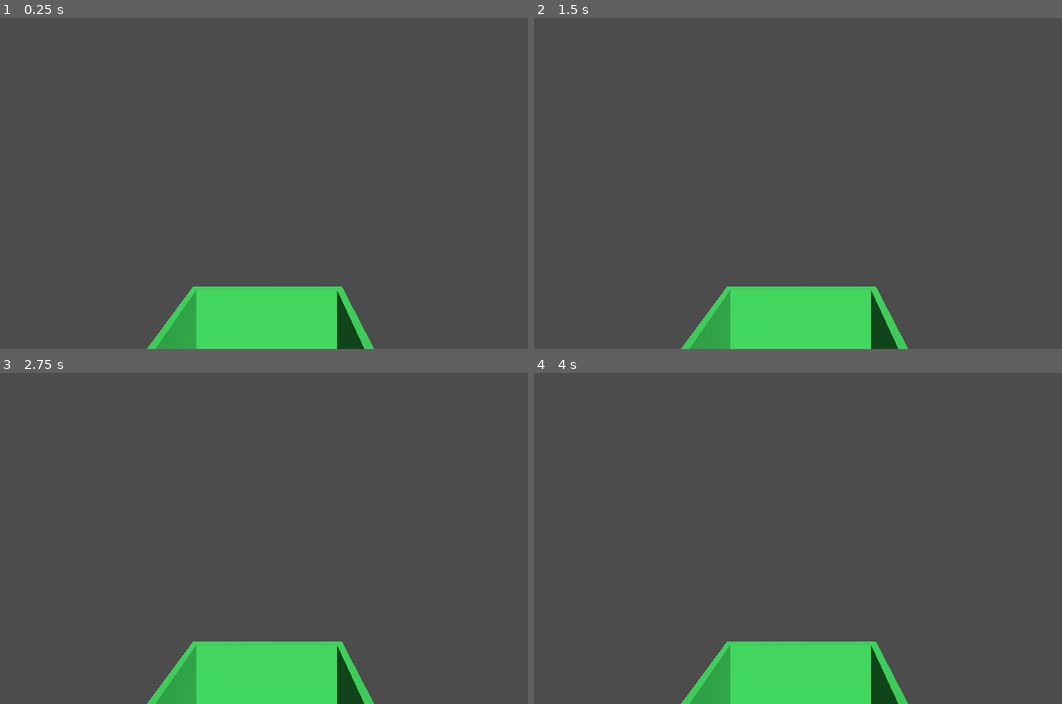
Above: before the commit, frames 1-4 (two rows, left to right).
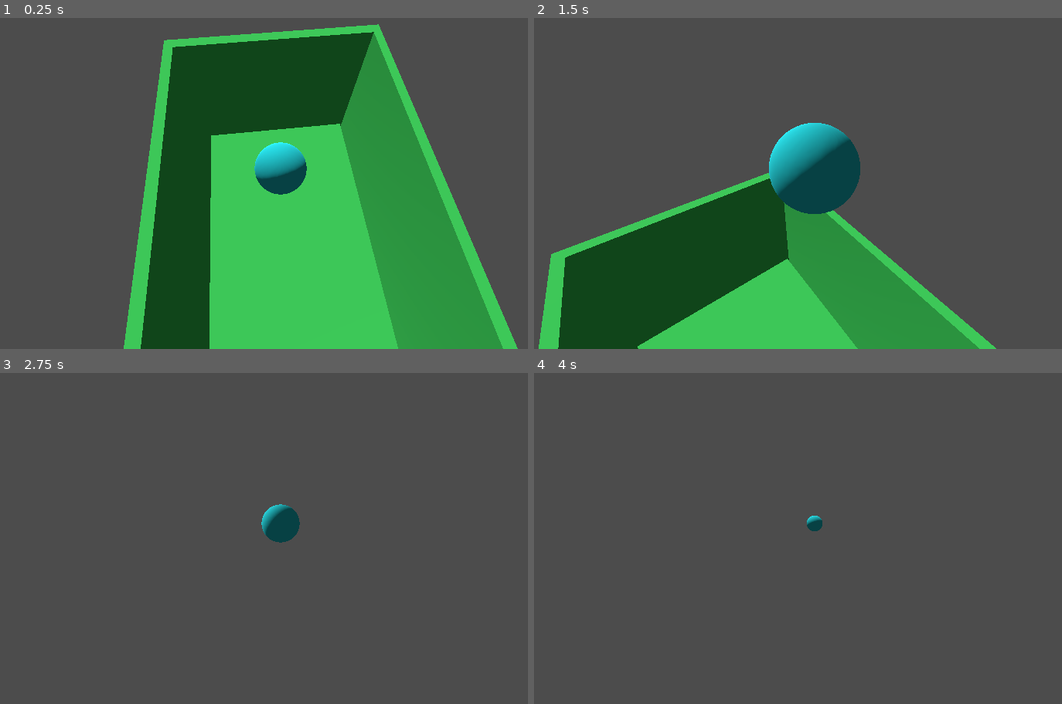
Above: after the commit, the same moments.

Repository: jonathan-santos/slimiana-jones
Game: Godot game, scene res://scenes/main.tscn
The game is run twice, just before and just after one commit, with the same random seed, the same clock (stepped at 60 frames per second) and the same inputs.
Inputs:
- Up to frame 1 (0.25 s): no input
- Up to frame 2 (1.5 s): hold D (move_right, bound only after the commit) 0.53-1.28 s; tap Space (jump, bound only after the commit) at 0.6, 0.77, 1.07, 1.35 s; hold S (move_down, bound only after the commit) from 1.28 s (still down)
- Up to frame 3 (2.75 s): tap Space (jump, bound only after the commit) at 1.52, 1.82, 2.1 s; release S (move_down, bound only after the commit) at 2.03 s; hold D (move_right, bound only after the commit) from 2.03 s (still down)
- Up to frame 4 (4 s): release D (move_right, bound only after the commit) at 2.78 s; hold W (move_up, bound only after the commit) 2.78-3.53 s; tap Space (jump, bound only after the commit) at 2.85, 3.02, 3.32, 3.6, 3.77 s; tap Enter at 3.5 s; hold A (move_left, bound only after the commit) from 3.53 s (still down)

The runs differ from the first frame. In frame 1, 51% of the frame differs, in the area x 23-99%, y 1-100%; in frame 2, 29%; in frame 3, 7.4%; in frame 4, 6.8%.

Commit message:
Created scripts camera and slimiana_jones, implemented player movement and camera tracking

Diff:
--- a/project.godot
+++ b/project.godot
@@ -20,15 +20,33 @@
 
 [input]
 
+move_up={
+"deadzone": 0.5,
+"events": [ Object(InputEventKey,"resource_local_to_scene":false,"resource_name":"","device":0,"alt":false,"shift":false,"control":false,"meta":false,"command":false,"pressed":false,"scancode":87,"unicode":0,"echo":false,"script":null)
+, Object(InputEventJoypadMotion,"resource_local_to_scene":false,"resource_name":"","device":0,"axis":1,"axis_value":-1.0,"script":null)
+ ]
+}
+move_down={
+"deadzone": 0.5,
+"events": [ Object(InputEventKey,"resource_local_to_scene":false,"resource_name":"","device":0,"alt":false,"shift":false,"control":false,"meta":false,"command":false,"pressed":false,"scancode":83,"unicode":0,"echo":false,"script":null)
+, Object(InputEventJoypadMotion,"resource_local_to_scene":false,"resource_name":"","device":0,"axis":1,"axis_value":1.0,"script":null)
+ ]
+}
 move_left={
 "deadzone": 0.5,
-"events": [  ]
+"events": [ Object(InputEventKey,"resource_local_to_scene":false,"resource_name":"","device":0,"alt":false,"shift":false,"control":false,"meta":false,"command":false,"pressed":false,"scancode":65,"unicode":0,"echo":false,"script":null)
+, Object(InputEventJoypadMotion,"resource_local_to_scene":false,"resource_name":"","device":0,"axis":0,"axis_value":-1.0,"script":null)
+ ]
 }
 move_right={
 "deadzone": 0.5,
-"events": [  ]
+"events": [ Object(InputEventKey,"resource_local_to_scene":false,"resource_name":"","device":0,"alt":false,"shift":false,"control":false,"meta":false,"command":false,"pressed":false,"scancode":68,"unicode":0,"echo":false,"script":null)
+, Object(InputEventJoypadMotion,"resource_local_to_scene":false,"resource_name":"","device":0,"axis":0,"axis_value":1.0,"script":null)
+ ]
 }
 jump={
 "deadzone": 0.5,
-"events": [  ]
+"events": [ Object(InputEventKey,"resource_local_to_scene":false,"resource_name":"","device":0,"alt":false,"shift":false,"control":false,"meta":false,"command":false,"pressed":false,"scancode":32,"unicode":0,"echo":false,"script":null)
+, Object(InputEventJoypadButton,"resource_local_to_scene":false,"resource_name":"","device":0,"button_index":0,"pressure":0.0,"pressed":false,"script":null)
+ ]
 }
--- a/scenes/main.tscn
+++ b/scenes/main.tscn
@@ -1,8 +1,10 @@
-[gd_scene load_steps=6 format=2]
+[gd_scene load_steps=8 format=2]
 
 [ext_resource path="res://materials/object.tres" type="Material" id=1]
 [ext_resource path="res://materials/objective.tres" type="Material" id=2]
 [ext_resource path="res://materials/slimiana_jones.tres" type="Material" id=3]
+[ext_resource path="res://scripts/camera.gd" type="Script" id=4]
+[ext_resource path="res://scripts/slimiana_jones.gd" type="Script" id=5]
 
 [sub_resource type="SphereMesh" id=1]
 
@@ -16,11 +18,11 @@
 transform = Transform( 0.964787, -0.16438, 0.205341, 0, 0.78067, 0.624943, -0.263031, -0.602937, 0.753181, 0, 4.2008, 0 )
 
 [node name="Ground" type="CSGBox" parent="Scenario"]
-transform = Transform( 1, 0, 0, 0, 1, 0, 0, 0, 1, 0.561715, -0.246106, -0.629234 )
+transform = Transform( 1, 0, 0, 0, 1, 0, 0, 0, 1, 0.561715, -0.246106, 0.274894 )
 use_collision = true
 width = 5.06695
 height = 0.957098
-depth = 11.0874
+depth = 9.29172
 material = ExtResource( 1 )
 
 [node name="Arena" type="CSGBox" parent="Scenario"]
@@ -42,6 +44,7 @@
 
 [node name="Objective" type="CSGBox" parent="Scenario"]
 transform = Transform( 1, 0, 0, 0, 1, 0, 0, 0, 1, 0.364004, -0.171984, -8.62034 )
+use_collision = true
 width = 5.10073
 height = 1.0948
 depth = 2.53791
@@ -51,8 +54,12 @@
 transform = Transform( 1, 0, 0, 0, 1, 0, 0, 0, 1, 0, 0.485796, 0 )
 operation = 2
 
-[node name="SlimianaJones" type="RigidBody" parent="."]
+[node name="SlimianaJones" type="RigidBody" parent="." groups=[
+"player",
+]]
 transform = Transform( 1, 0, 0, 0, 1, 0, 0, 0, 1, 0.526708, 1.37554, 2.61936 )
+mass = 2.0
+script = ExtResource( 5 )
 __meta__ = {
 "_edit_group_": true
 }
@@ -69,3 +76,4 @@
 [node name="Camera" type="Camera" parent="."]
 transform = Transform( 1, 0, 0, 0, 1, 0, 0, 0, 1, 0.915911, 8.29368, -0.887253 )
 current = true
+script = ExtResource( 4 )
--- /dev/null
+++ b/scripts/camera.gd
@@ -0,0 +1,6 @@
+extends Camera
+
+onready var player = get_tree().get_nodes_in_group("player")[0]
+
+func _process(_delta):
+	look_at(player.translation, Vector3.UP)
--- /dev/null
+++ b/scripts/slimiana_jones.gd
@@ -0,0 +1,32 @@
+extends RigidBody
+
+var movement_speed := 10.0
+var jump_force := 500.0
+var direction := Vector3()
+
+onready var camera := get_viewport().get_camera()
+
+func _physics_process(_delta):
+	move()
+	jump()
+
+func move():
+	direction = Vector3()
+
+	if Input.is_action_pressed("move_up"):
+		direction -= camera.transform.basis.z
+	elif Input.is_action_pressed("move_down"):
+		direction += camera.transform.basis.z
+
+	elif Input.is_action_pressed("move_left"):
+		direction -= camera.transform.basis.x
+	if Input.is_action_pressed("move_right"):
+		direction += camera.transform.basis.x
+
+	direction.y = 0
+	add_central_force(direction * movement_speed)
+
+func jump():
+	if Input.is_action_just_pressed("jump"):
+		print("jump")
+		add_central_force(Vector3.UP * jump_force)
